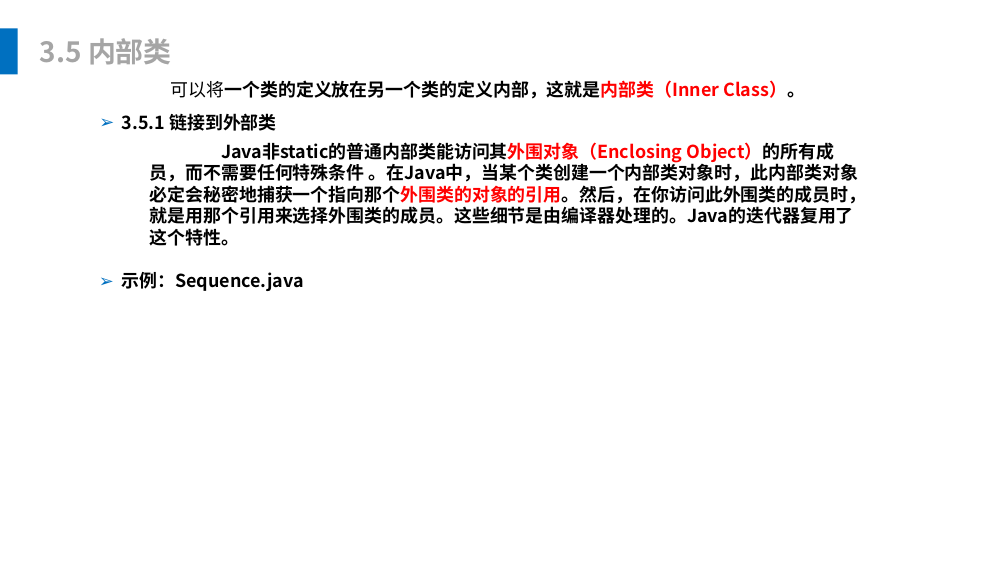
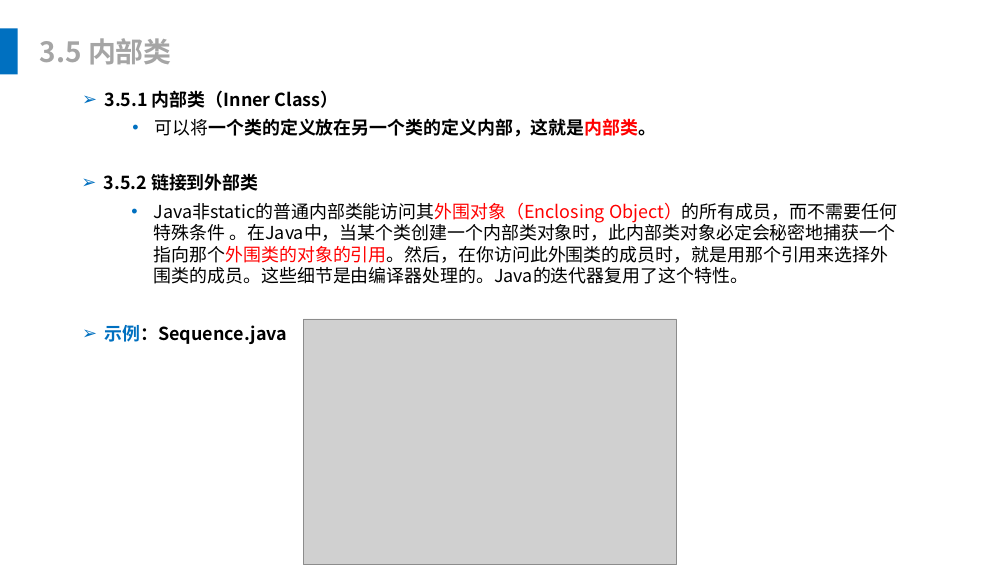
Before and after one commit to leonliu06/JavaTrainning, a slide deck: slide 39 of Java基础培训.pptx (slide 41 before the commit). Drawn at 1008x567 pixels with LibreOffice and Linux fonts; fonts in the diff are those of the drawing; grey boxes stand for pictures. Boxes give left, top, right and bottom in pixels: in the first picture for what was removed or moved away, otherwise in the second. Text is boxed around its words. In the diff, an @@ line names an element or a change of style, - is before the commit and + after.

```diff
--- a/Java基础培训.pptx
+++ b/Java基础培训.pptx
@@ text added at [105, 90, 339, 108], 18 pt, text #000000, bold @@
+➢ 3.5.1 内部类（Inner Class）
@@ text at [155, 118, 657, 137]: text changed @@
-  可以将一个类的定义放在另一个类的定义内部，这就是内部类（Inner Class）。
+  • 可以将一个类的定义放在另一个类的定义内部，这就是内部类。
@@ text at [104, 173, 259, 191]: text changed @@
-➢ 3.5.1 链接到外部类
+➢ 3.5.2 链接到外部类
@@ text "Java非static的普通内部类能访问其外围对象（Enclosing Object）的所有成员，而不需要任何特殊条件  ...": place and size @@
-text "Java非static的普通内部类能访问其外围对象（Enclosing Object）的所有成员，而不需要任何特殊条件  ..." at [150, 142, 867, 246]
+text "Java非static的普通内部类能访问其外围对象（Enclosing Object）的所有成员，而不需要任何特殊条件  ..." at [154, 203, 897, 284]
@@ text "Java非static的普通内部类能访问其外围对象（Enclosing Object）的所有成员，而不需要任何特殊条件  ..." at [154, 203, 897, 284]: bold off; bullet none to • @@
@@ text "示例：Sequence.java": place and size @@
-text "示例：Sequence.java" at [121, 272, 304, 291]
+text "示例：Sequence.java" at [105, 325, 288, 344]
@@ text "示例：Sequence.java" at [105, 325, 288, 344]: text colour #000000 to #0070C0 in "示例：Sequence.java" @@
@@ picture added at [303, 319, 677, 565] @@
```
Also in this commit, not shown: 54 other slides changed, 28 slides removed, 30 other files.
